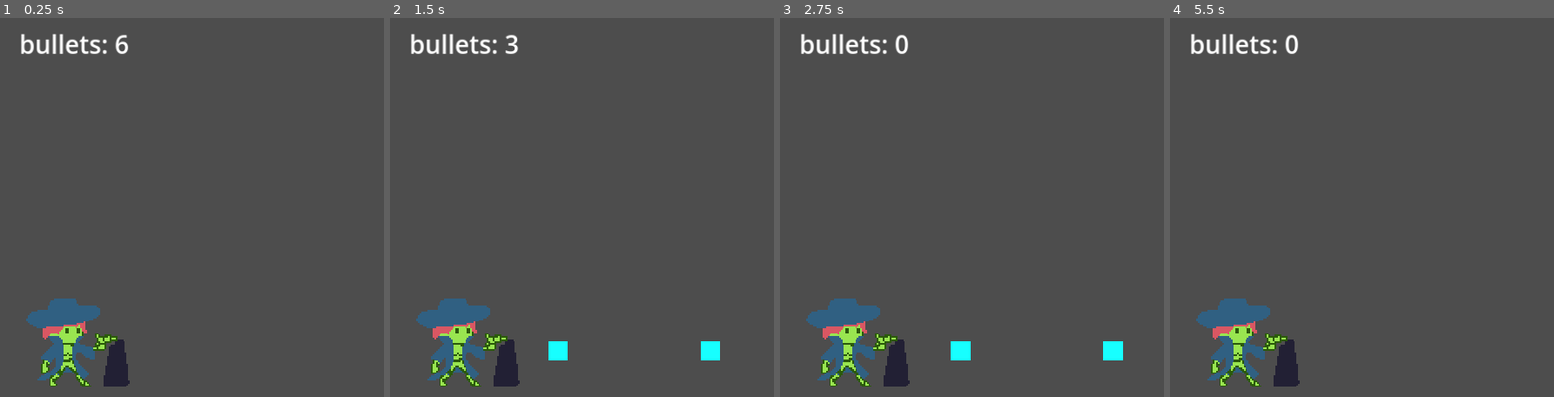
Above: before the commit, frames 1-4 (left to right).
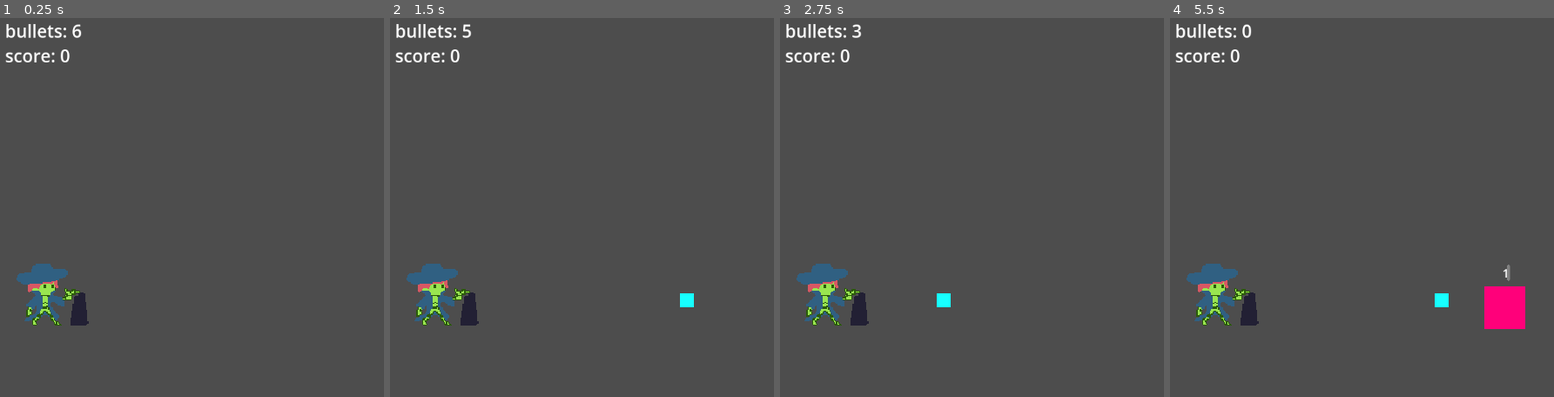
Above: after the commit, the same moments.

Repository: klumbrik/oneshooters
Game: Godot game, scene res://main.tscn
The game is run twice, just before and just after one commit, with the same random seed, the same clock (stepped at 60 frames per second) and the same inputs.
Inputs (mouse positions are in pixels of both pictures, inside the frame that each line leads up to):
- Up to frame 1 (0.25 s): no input
- Up to frame 2 (1.5 s): tap Enter (ui_accept) at 0.5, 0.77 s; move the mouse to (662, 313) at 0.52 s; hold Right (ui_right) from 0.53 s (still down); click (662, 313) at 0.67 s; move the mouse to (501, 385) at 1.27 s
- Up to frame 3 (2.75 s): tap Enter (ui_accept) at 1.52 s; move the mouse to (1006, 196) at 2.02 s; release Right (ui_right) at 2.03 s; hold Left (ui_left) from 2.03 s (still down)
- Up to frame 4 (5.5 s): move the mouse to (outside the picture) at 2.77 s; release Left (ui_left) at 2.78 s; hold Right (ui_right) 2.78-4.28 s; click (outside the picture) at 2.92 s; tap Enter (ui_accept) at 3.02, 3.77, 4.52 s; move the mouse to (outside the picture) at 3.52 s; move the mouse to (1239, 245) at 4.27 s; hold Left (ui_left) 4.28-5.03 s; move the mouse to (1377, 351) at 5.02 s; hold Right (ui_right) from 5.03 s (still down); click (1377, 351) at 5.17 s

The runs differ from the first frame. In frame 1, 5.4% of the frame differs, in the area x 1-34%, y 1-98%; in frame 2, 6.0%; in frame 3, 6.1%; in frame 4, 6.8%, in the area x 1-93%, y 1-98%.

Commit message:
2hp random enemies and bullet range

Diff:
--- a/character.gd
+++ b/character.gd
@@ -22,6 +22,7 @@
 
 
 func _physics_process(_delta: float) -> void:
+	G.ammo = ammo
 	if !is_shooting:
 		$Timer.paused = true
 	else:
@@ -45,3 +46,8 @@
 func _on_area_2d_area_entered(area: Area2D) -> void:
 	if area.is_in_group('enemies'):
 		get_tree().paused = true
+
+
+func _on_shootingrange_body_exited(body: Node2D) -> void: #bullet range restriction
+	if body.is_in_group("damage"):
+		body.queue_free()
--- a/character.tscn
+++ b/character.tscn
@@ -131,6 +131,9 @@
 [sub_resource type="RectangleShape2D" id="RectangleShape2D_qc853"]
 size = Vector2(26.1, 34.2)
 
+[sub_resource type="RectangleShape2D" id="RectangleShape2D_c3lwm"]
+size = Vector2(241, 105.667)
+
 [node name="character" type="CharacterBody2D"]
 scale = Vector2(3, 3)
 script = ExtResource("1_tuy5w")
@@ -149,7 +152,7 @@
 shape = SubResource("RectangleShape2D_qc853")
 
 [node name="Timer" type="Timer" parent="."]
-wait_time = 0.405
+wait_time = 0.8
 
 [node name="ReloadTimer" type="Timer" parent="."]
 wait_time = 0.6
@@ -160,6 +163,13 @@
 position = Vector2(-3.26667, 5.6)
 shape = SubResource("RectangleShape2D_qc853")
 
+[node name="shootingrange" type="Area2D" parent="."]
+
+[node name="range" type="CollisionShape2D" parent="shootingrange"]
+position = Vector2(110.5, -25.1667)
+shape = SubResource("RectangleShape2D_c3lwm")
+
 [connection signal="timeout" from="Timer" to="." method="_on_timer_timeout"]
 [connection signal="timeout" from="ReloadTimer" to="." method="_on_reload_timer_timeout"]
 [connection signal="area_entered" from="Area2D" to="." method="_on_area_2d_area_entered"]
+[connection signal="body_exited" from="shootingrange" to="." method="_on_shootingrange_body_exited"]
--- a/enemy.gd
+++ b/enemy.gd
@@ -1,15 +1,25 @@
 extends CharacterBody2D
 
 
-const SPEED = 300.0
+const SPEED = 100.0
+var hp
+var chance
 #const JUMP_VELOCITY = -400.0
 
-
+func _ready() -> void: #when spawns randomly defines hp
+	chance = randf()
+	if chance < 0.7:
+		hp = 1
+	else:
+		hp = 2
+	#hp = randi_range(1,2)
 func _physics_process(delta: float) -> void:
 	#velocity.limit_length(SPEED)
 	velocity.x = -SPEED
+	$RichTextLabel.text = str(hp)
 	#print(velocity.length())
-
+	if hp <= 0:
+			die()
 
 	## Add the gravity.
 	#if not is_on_floor():
@@ -34,4 +44,15 @@
 
 func _on_area_2d_area_entered(area: Area2D) -> void:
 	if area.is_in_group('damage'):
-		queue_free()
+		hp -= 1 #damage
+
+
+
+
+
+
+
+
+func die():
+	queue_free()
+	G.score += 10 #adding 10 points for each enemy defeated
--- a/enemy.tscn
+++ b/enemy.tscn
@@ -26,4 +26,12 @@
 position = Vector2(55.5, 56)
 shape = SubResource("RectangleShape2D_734gl")
 
+[node name="RichTextLabel" type="RichTextLabel" parent="."]
+offset_left = 48.0
+offset_top = -56.0
+offset_right = 68.0
+offset_bottom = -13.0
+theme_override_font_sizes/normal_font_size = 30
+text = "1"
+
 [connection signal="area_entered" from="Area2D" to="." method="_on_area_2d_area_entered"]
--- a/enemyspawn.gd
+++ b/enemyspawn.gd
@@ -8,7 +8,7 @@
 
 # Called every frame. 'delta' is the elapsed time since the previous frame.
 func _process(delta: float) -> void:
-	pass
+	$Timer.wait_time = randf_range(1, 3) #random time between spawns
 
 
 func _on_timer_timeout() -> void:
--- /dev/null
+++ b/g.gd
@@ -0,0 +1,12 @@
+extends Node
+#Contains global vars
+var score = 0
+var ammo = 6
+# Called when the node enters the scene tree for the first time.
+func _ready() -> void:
+	pass # Replace with function body.
+
+
+# Called every frame. 'delta' is the elapsed time since the previous frame.
+func _process(delta: float) -> void:
+	pass
--- a/main.gd
+++ b/main.gd
@@ -1,11 +1,16 @@
 extends Node2D
 
-
+#main decreased and changed positions. If any problem occurs change back.
 # Called when the node enters the scene tree for the first time.
 func _ready() -> void:
-	pass # Replace with function body.
+	set_things_pos()
 
 
 # Called every frame. 'delta' is the elapsed time since the previous frame.
 func _process(delta: float) -> void:
-	$RichTextLabel.text = "bullets: " + str($character.ammo)
+	pass
+
+
+func set_things_pos(): #setting the positions regardless of resolution разберусь
+	var screen_size = get_viewport().get_visible_rect().size
+	#position = Vector2(screen_size.x * 0.1, screen_size.y * 0.5)
--- a/main.tscn
+++ b/main.tscn
@@ -1,11 +1,14 @@
-[gd_scene load_steps=5 format=3 uid="uid://67ic5nix6m4w"]
+[gd_scene load_steps=6 format=3 uid="uid://67ic5nix6m4w"]
 
 [ext_resource type="PackedScene" uid="uid://d4biv87sinkk1" path="res://character.tscn" id="1_27mtl"]
 [ext_resource type="Script" path="res://main.gd" id="1_puokp"]
 [ext_resource type="PackedScene" uid="uid://ceyrugadvxkjw" path="res://enemyspawn.tscn" id="3_xclp6"]
 [ext_resource type="Texture2D" uid="uid://dlr63l8xx000x" path="res://sprites/oneshootercover.png" id="4_onaq3"]
+[ext_resource type="Script" path="res://rich_text_label.gd" id="5_y043g"]
 
 [node name="main" type="Node2D"]
+position = Vector2(0, 100)
+scale = Vector2(0.7, 0.7)
 script = ExtResource("1_puokp")
 
 [node name="Cover texture" type="Sprite2D" parent="."]
@@ -18,16 +21,27 @@
 position = Vector2(141, 624)
 
 [node name="enemyspawn" parent="." instance=ExtResource("3_xclp6")]
-position = Vector2(867, 604)
+position = Vector2(1200, 604)
 
-[node name="RichTextLabel" type="RichTextLabel" parent="."]
-offset_left = 50.0
-offset_top = 47.0
-offset_right = 438.0
-offset_bottom = 197.0
+[node name="MarginContainer" type="MarginContainer" parent="."]
+offset_left = 34.0
+offset_top = -97.0
+offset_right = 423.0
+offset_bottom = 189.0
+
+[node name="RichTextLabel" type="RichTextLabel" parent="MarginContainer"]
+layout_mode = 2
 theme_override_font_sizes/normal_font_size = 46
 bbcode_enabled = true
 text = "gsgdsfgdfsgdsfg
 
                                 "
 scroll_active = false
+script = ExtResource("5_y043g")
+
+[node name="фигнядлятеста" type="ColorRect" parent="."]
+visible = false
+offset_left = 11.4286
+offset_top = 1400.0
+offset_right = 1131.43
+offset_bottom = 1691.0
--- a/project.godot
+++ b/project.godot
@@ -14,6 +14,10 @@
 run/main_scene="res://main.tscn"
 config/features=PackedStringArray("4.3", "Mobile")
 config/icon="res://icon.svg"
+
+[autoload]
+
+G="*res://g.gd"
 
 [display]
 
--- /dev/null
+++ b/rich_text_label.gd
@@ -0,0 +1,11 @@
+extends RichTextLabel
+
+
+# Called when the node enters the scene tree for the first time.
+func _ready() -> void:
+	pass # Replace with function body.
+
+
+# Called every frame. 'delta' is the elapsed time since the previous frame.
+func _process(delta: float) -> void:
+	text = "bullets: " + str(G.ammo) + "\n" + "score: " + str(G.score)
Not shown: 1 places in character.tscn that only renumber resources
